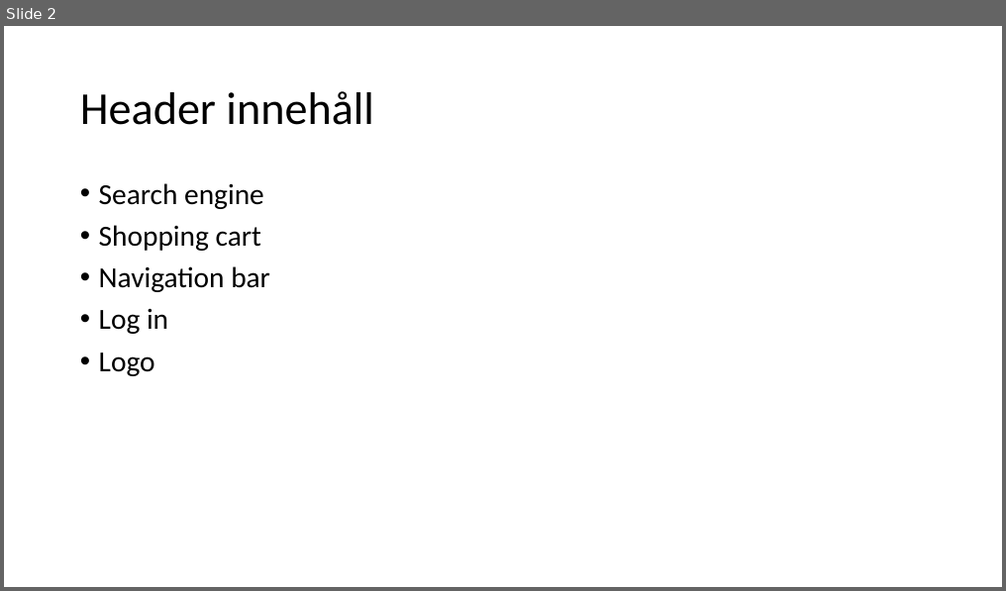
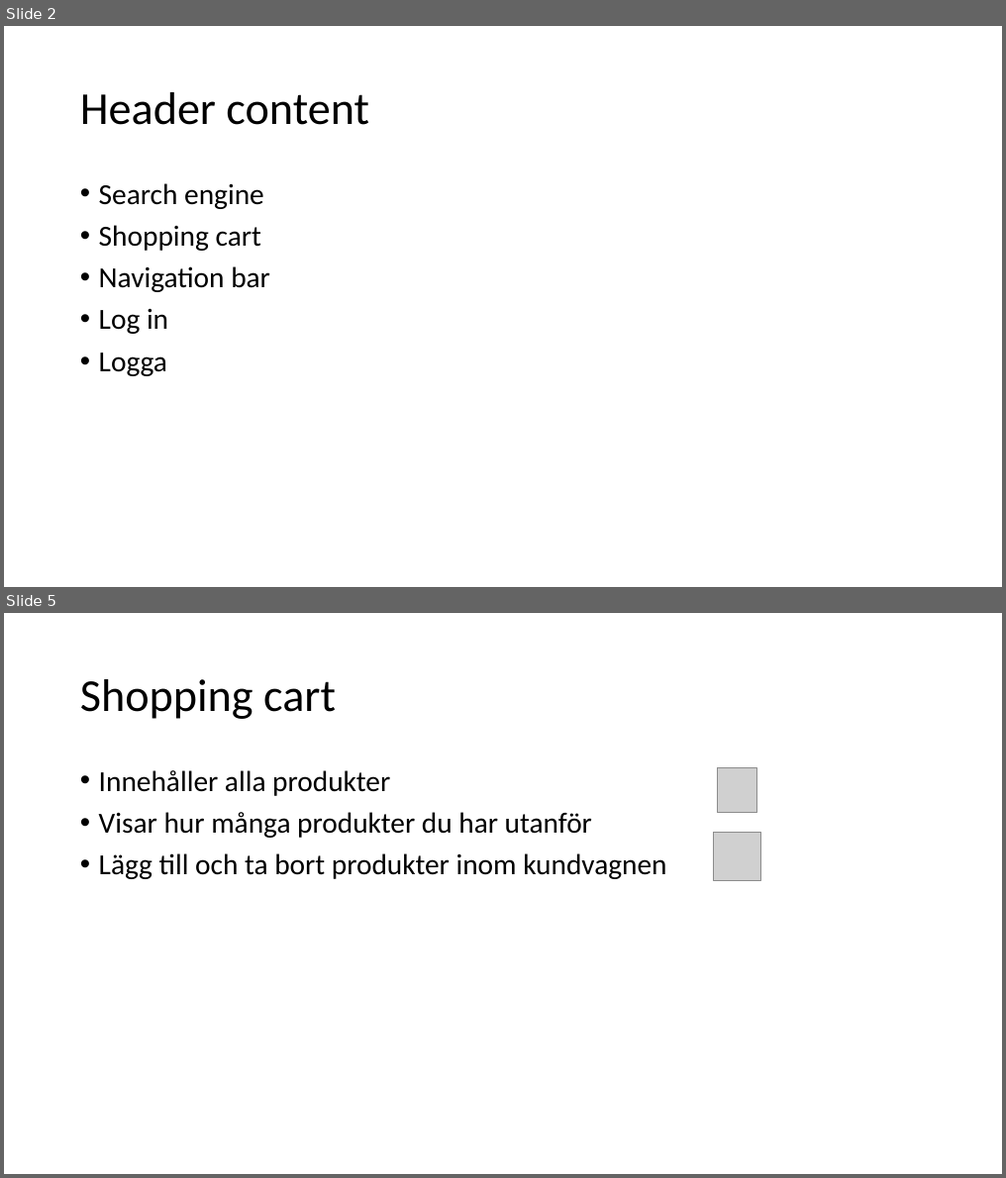
Before and after one commit to Raufchaudhry/project_netonnet, a slide deck: Presentation for project.pptx. Shown one above the other, each under a label of ours: slide 2 before the commit, slides 2 and 5 after it; the slides between them are not shown. The pictures are 1006x591 and 1006x1178 pixels, drawn with LibreOffice and Linux fonts; fonts in the diff are those of the drawing; grey boxes stand for pictures. Boxes give left, top, right and bottom in pixels: in the first picture for what was removed or moved away, otherwise in the second. Text is boxed around its words. In the diff, an @@ line names an element or a change of style, - is before the commit and + after.

```diff
--- a/Presentation for project.pptx
+++ b/Presentation for project.pptx
@@ slide 5 added at (x1=4, y1=613, x2=1002, y2=1174), background #FFFFFF @@
@@ title added at (x1=80, y1=679, x2=336, y2=719), 44 pt, text #000000 @@
+Shopping cart
@@ text added at (x1=99, y1=770, x2=666, y2=879), 28 pt, text #000000 @@
+• Innehåller alla produkter
+• Visar hur många produkter du har utanför
+• Lägg till och ta bort produkter inom kundvagnen
@@ picture added at (x1=718, y1=768, x2=757, y2=812) @@
@@ picture added at (x1=714, y1=832, x2=761, y2=880) @@
@@ slide 2 changed as well @@
@@ title at (x1=80, y1=92, x2=369, y2=125): text changed @@
-Header innehåll
+Header content
@@ text at (x1=99, y1=353, x2=167, y2=376): text changed @@
-• Logo
+• Logga
```
Also in this commit, not shown: 9 other slides added, 1 slide removed.
